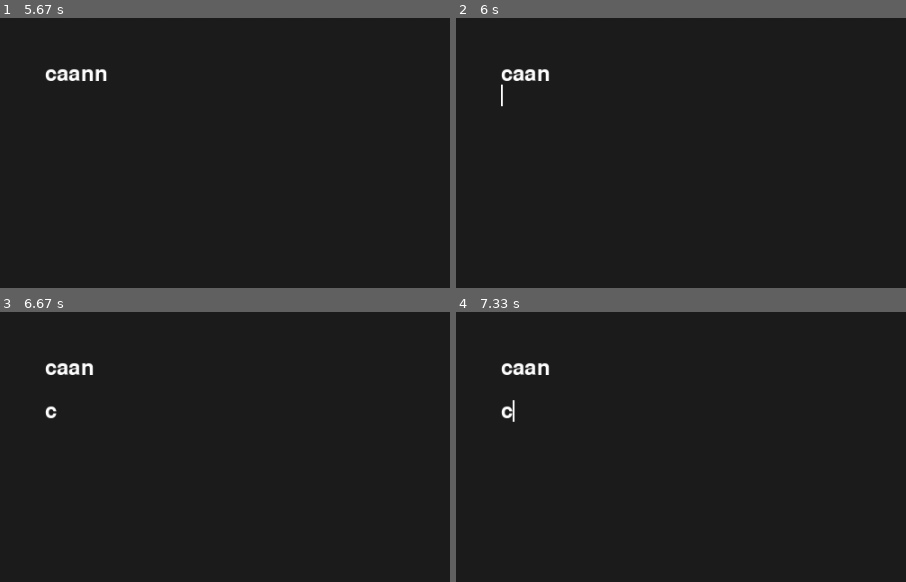
Above: before the commit, frames 1-4 (two rows, left to right).
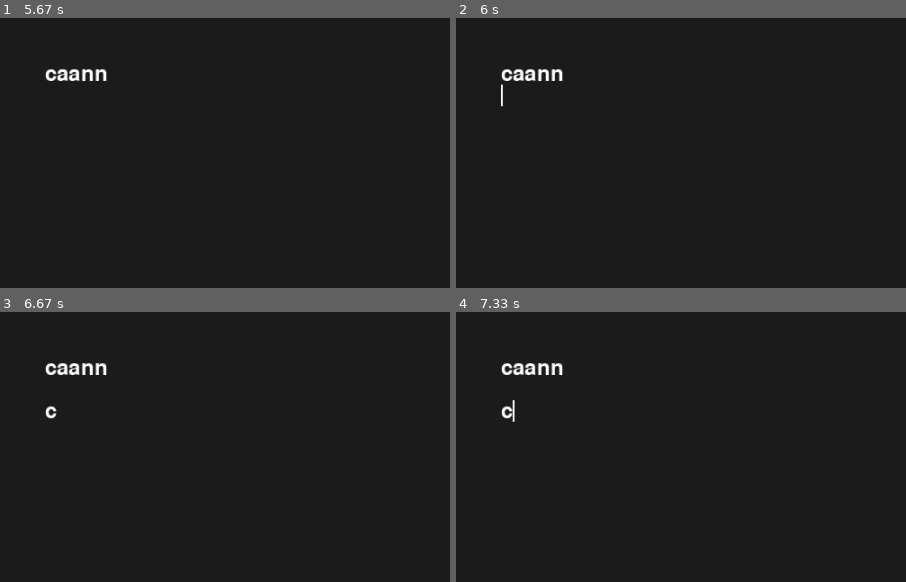
Above: after the commit, the same moments.

Repository: Nuffe/Textbox
Game: pygame game, started from main.py
Same seed, same stepped clock (60 frames per second), same inputs: the game is played once before the commit and once after it.
Inputs:
- Up to frame 1 (5.67 s): type "ann" at 0.33 s; tap Enter at 0.67, 3.73 s; hold Backspace 0.88-1.35 s; hold Right 0.88-1.35 s; hold Up 1.98-2.45 s; hold Right 2.53-3 s; hold Left 3.03-3.57 s; type "a" at 3.6 s; hold Down 3.93-4.23 s; hold Left 4.27-4.67 s; hold Up 4.7-5.07 s; tap C at 4.85 s; hold Right from 5.1 s (still down)
- Up to frame 2 (6 s): release Right at 5.73 s; hold Backspace from 5.77 s (still down); hold Down from 5.77 s (still down)
- Up to frame 3 (6.67 s): release Backspace at 6.13 s; release Down at 6.13 s; hold Down 6.17-6.53 s; tap C at 6.32 s; hold Left from 6.57 s (still down)
- Up to frame 4 (7.33 s): release Left at 7.03 s; hold Right from 7.07 s (still down)
The pictures show only the part of the screen within x 0-50%, y 0-50%; the shares and areas given below are measured in that part.

Frame 1 is identical in both runs. In frame 2, less than 0.1% of the frame differs, in the area x 21-24%, y 18-24%; in frame 3, less than 0.1%; in frame 4, less than 0.1%.

Commit message:
moving gap buffer into textbox and start replace 2d array with gapbuffer

Diff:
--- a/textbox/base.py
+++ b/textbox/base.py
@@ -1,13 +1,15 @@
 import time
 import pygame
+from gap_buffer import gapBuffer
+
 
 pygame.init()
 screen = pygame.display.set_mode((1000, 600))
 font = pygame.font.SysFont(None, 36)
 clock = pygame.time.Clock()
 
-textInput = []
-textLines = [[]]
+
+textLines = [gapBuffer(50)]
 cursorPos = 0
 positionX = 50
 positionY = 50
@@ -25,14 +27,14 @@
         elif event.type == pygame.KEYDOWN:
             if event.key == pygame.K_BACKSPACE:
                 if( cursorPos > 0 and pointerY < len(textLines)):
-                    textLines[pointerY].pop()
+                    textLines[pointerY].delete(cursorPos - 1 )  # Delete the character before the cursor
                     cursorPos -= 1
                 else:
                     if pointerY > 0:   # Same logic as if backspace at the start of a line
                         pointerY -= 1
-                        cursorPos = len(textLines[pointerY])
+                        cursorPos = len(textLines[pointerY].textContent())
             elif event.key == pygame.K_RETURN:
-                textLines.append([])
+                textLines.append(gapBuffer(50))
                 pointerY += 1
                 cursorPos = 0
             elif event.key == pygame.K_c and pygame.key.get_mods() & pygame.KMOD_CTRL:
@@ -44,20 +46,20 @@
                 pointerY += 1
                 if pointerY >= len(textLines): # Creates new line if at the end
                     textLines.append([])
-                cursorPos = min(cursorPos, len(textLines[pointerY]))
+                cursorPos = min(cursorPos, len(textLines[pointerY].textContent()))
             elif event.key == pygame.K_UP:
                 pointerY -= 1
                 if pointerY < 0:
                     pointerY = 0
-                cursorPos = min(cursorPos, len(textLines[pointerY]))
+                cursorPos = min(cursorPos, len(textLines[pointerY].textContent()))
             elif event.key == pygame.K_LEFT:
                 if cursorPos > 0:
                     cursorPos -= 1
                 elif pointerY > 0: # Jump up if at start
                     pointerY -= 1
-                    cursorPos = len(textLines[pointerY])
+                    cursorPos = len(textLines[pointerY].textContent())
             elif event.key == pygame.K_RIGHT:
-                if cursorPos < len(textLines[pointerY]):
+                if cursorPos < len(textLines[pointerY].textContent()):
                     cursorPos += 1
                 elif pointerY < len(textLines) - 1: # Jump down if at end
                     pointerY += 1
@@ -71,22 +73,25 @@
                         pointerY += 1
                         cursorPos = 0
                         if pointerY >= len(textLines):
-                            textLines.append([])
+                            textLines.append(gapBuffer(50))
 
     screen.fill((30, 30, 30))
 
     # Creating the text pointer
-    textBeforePointLines = "".join(textLines[pointerY][:cursorPos]) #Grabs all before cursor position
-    pointerX = positionX + font.size(textBeforePointLines)[0]  #X position of the cursor based on pixels before it
+
+    buffer = textLines[pointerY]
+    bufferText = buffer.textContent()  # Get the text content of the current line
+    beforeCursorText = bufferText[:cursorPos]  # Text before the cursor position
+    pointerX = positionX + font.size(beforeCursorText)[0]  #X position of the cursor based on pixels before it
     pointerHeight = font.get_height()
     if time.time() % 1.2 > 0.6:   #Flicker time
         pygame.draw.rect(screen, (255,255,255), (pointerX,  positionY + pointerY * font.get_height(), 2, pointerHeight))
 
     # Render the text lines
-    for i, line in enumerate(textLines):
-        if len(line) == 0:
+    for i, buffer in enumerate(textLines):
+        if len(buffer.textContent()) == 0:
             continue
-        textOutput = "".join(line)
+        textOutput = buffer.textContent()  # Get the text content of the current line
         key = font.render(textOutput, True, (255, 255, 255))
         screen.blit(key, (positionX, positionY + i * font.get_height()))
 
--- a/gap_buffer.py
+++ b/textbox/gap_buffer.py
@@ -3,18 +3,14 @@
     def __init__(self, size):
         self.size = size
         self.gap_size = 5
-        self.buffer = [' ' for i in range(size)]
+        self.buffer = ['']*5
         self.gap_start = 0
-        self.gap_end = self.gap_size - self.gap_start
+        self.gap_end = self.gap_size -1
         print(self.buffer)
 
     def grow(self, growthSize: int, position):
-       # self.buffer[self.gap_start : self.gap_start] = [' '] * growthSize
-        #self.gap_end += growthSize
-        #self.gap_size += growthSize
-
         a = self.buffer[position:self.size]
-        self.buffer[position:position+growthSize] = ['_' for i in range(growthSize)]
+        self.buffer[position:position+growthSize] = ['' for i in range(growthSize)]
         self.buffer[position+growthSize:position+growthSize+ self.size - position] = a
 
         self.size += growthSize
@@ -24,15 +20,15 @@
         while position > self.gap_start:
             self.gap_start += 1
             self.gap_end   += 1
-            self.buffer[self.gap_start] = self.buffer[self.gap_end]
-            self.buffer[self.gap_end] = ' '
+            self.buffer[self.gap_start -1] = self.buffer[self.gap_end]
+            self.buffer[self.gap_end] = ''
 
     def left(self, position):
          while position < self.gap_start:
             self.gap_end   -= 1
             self.gap_start -= 1
-            self.buffer[self.gap_end ] = self.buffer[self.gap_start]
-            self.buffer[self.gap_start] = ' '
+            self.buffer[self.gap_end +1] = self.buffer[self.gap_start]
+            self.buffer[self.gap_start] = ''
 
     def move_position(self, position):
         if position < self.gap_start:
@@ -52,16 +48,19 @@
 
         print(self.buffer)
 
+    def delete(self, position):
+        if position != self.gap_start:
+            self.move_position(position + 1)
+            self.gap_start -= 1
+            self.buffer[self.gap_start] = ''
+
+
+    def textContent(self):
+        return "".join(self.buffer[:self.gap_start]) + "".join(self.buffer[self.gap_end:])
+
     def __repr__(self):
         before = "".join(self.buffer[:self.gap_start])
         gap_len = self.gap_end - self.gap_start
         gap     = "_" * gap_len          # or use some other symbol
         after   = "".join(self.buffer[self.gap_end:])
         return f"{before}|{gap}|{after}"
-
-
-buffer = gapBuffer(10)
-
-
-
-print(buffer)
